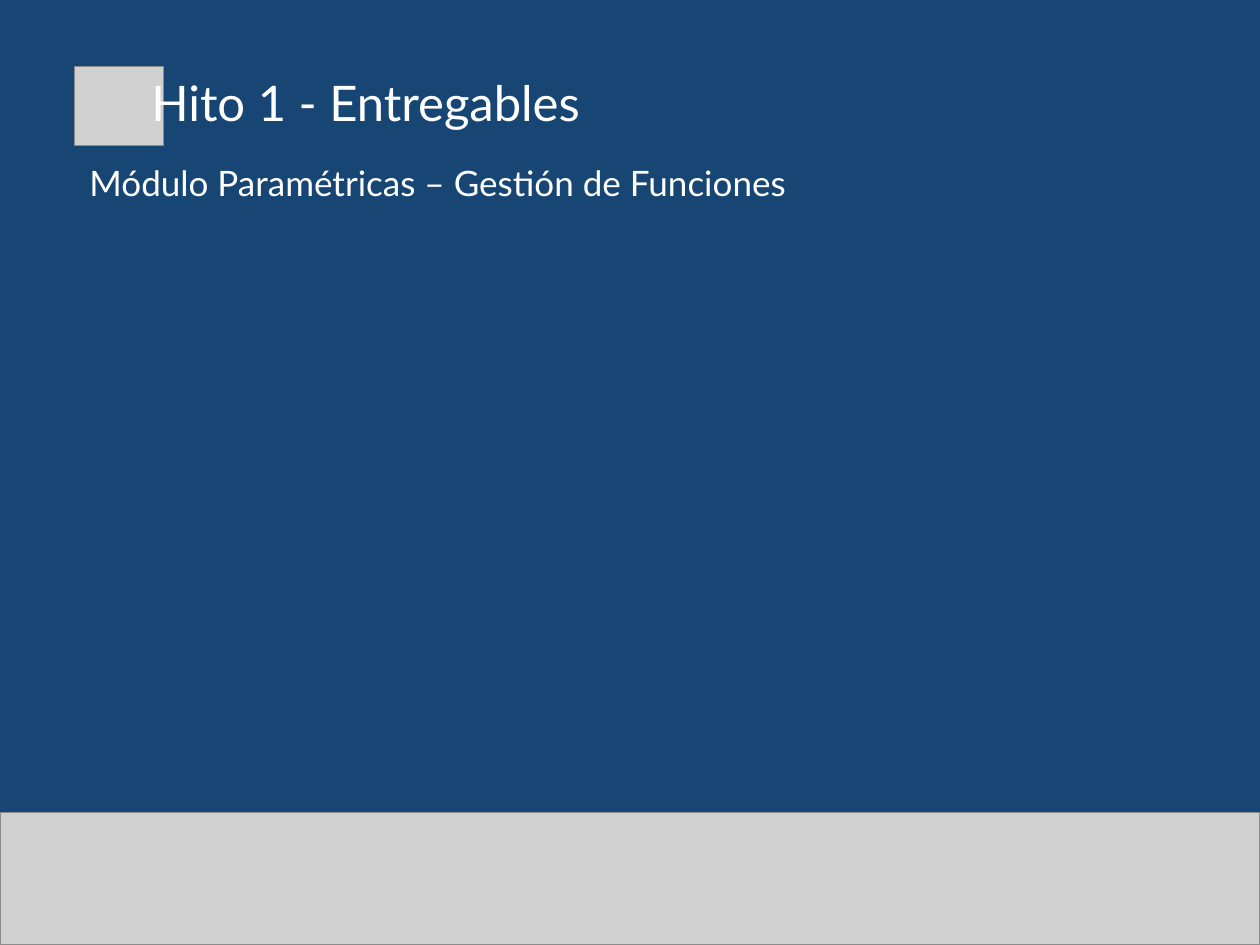
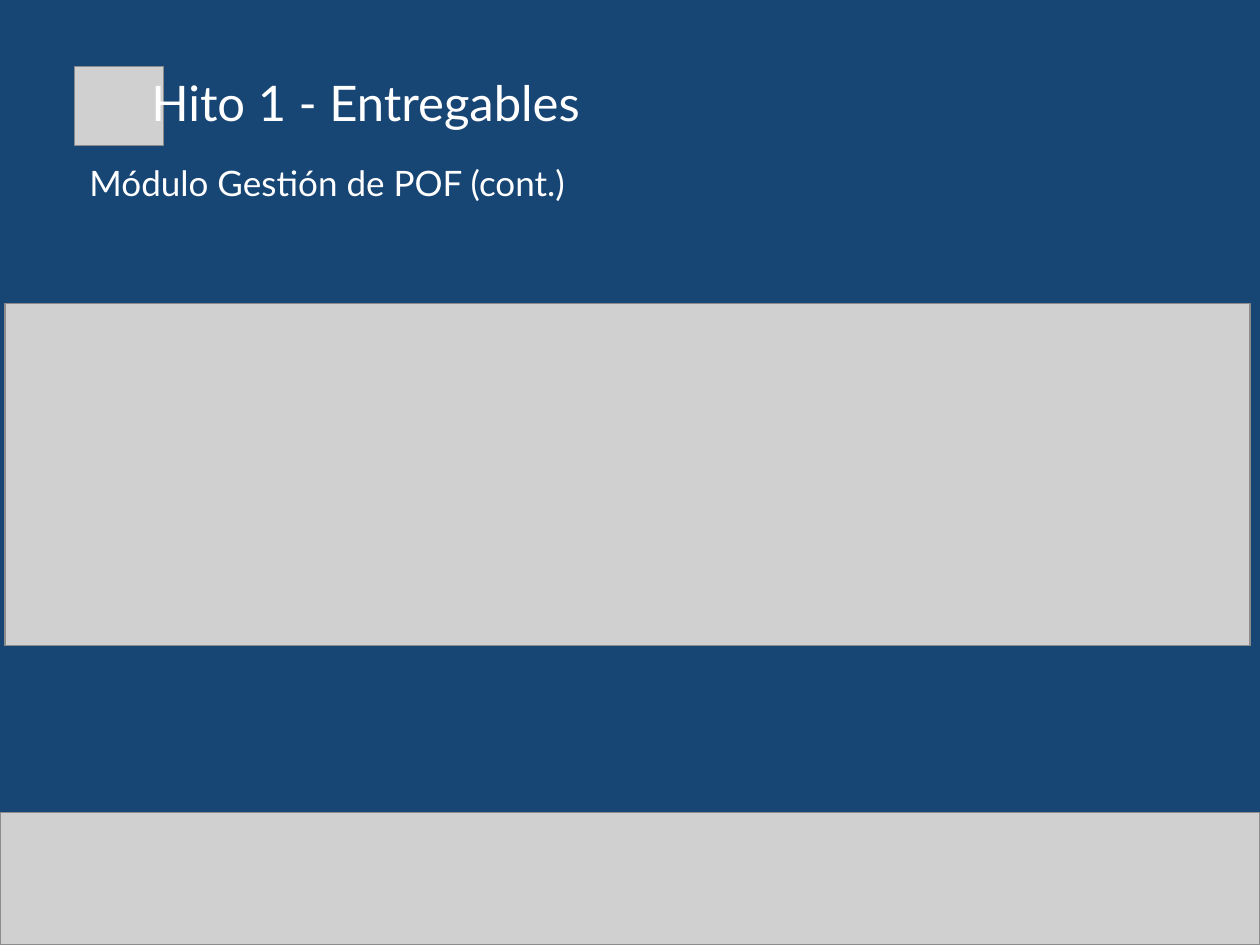
Before and after one commit to gabulopezmdq-ui/Eventia, a slide deck: slide 20 of Documentacion/DocumentacionProyecto/Presentaciones/MEC_Hito1.pptx (slide 12 before the commit). Drawn at 1260x945 pixels with LibreOffice and Linux fonts; fonts in the diff are those of the drawing; grey boxes stand for pictures. Boxes give left, top, right and bottom in pixels: in the first picture for what was removed or moved away, otherwise in the second. Text is boxed around its words. In the diff, an @@ line names an element or a change of style, - is before the commit and + after.

```diff
--- a/Documentacion/DocumentacionProyecto/Presentaciones/MEC_Hito1.pptx
+++ b/Documentacion/DocumentacionProyecto/Presentaciones/MEC_Hito1.pptx
@@ text at (89,169,565,201): text changed @@
-Módulo Paramétricas – Gestión de Funciones
+Módulo Gestión de POF (cont.)
@@ picture added at (5,304,1250,646) @@
```
Also in this commit, not shown: 13 other slides changed, 7 slides added, 1 slide removed, 9 other files.
